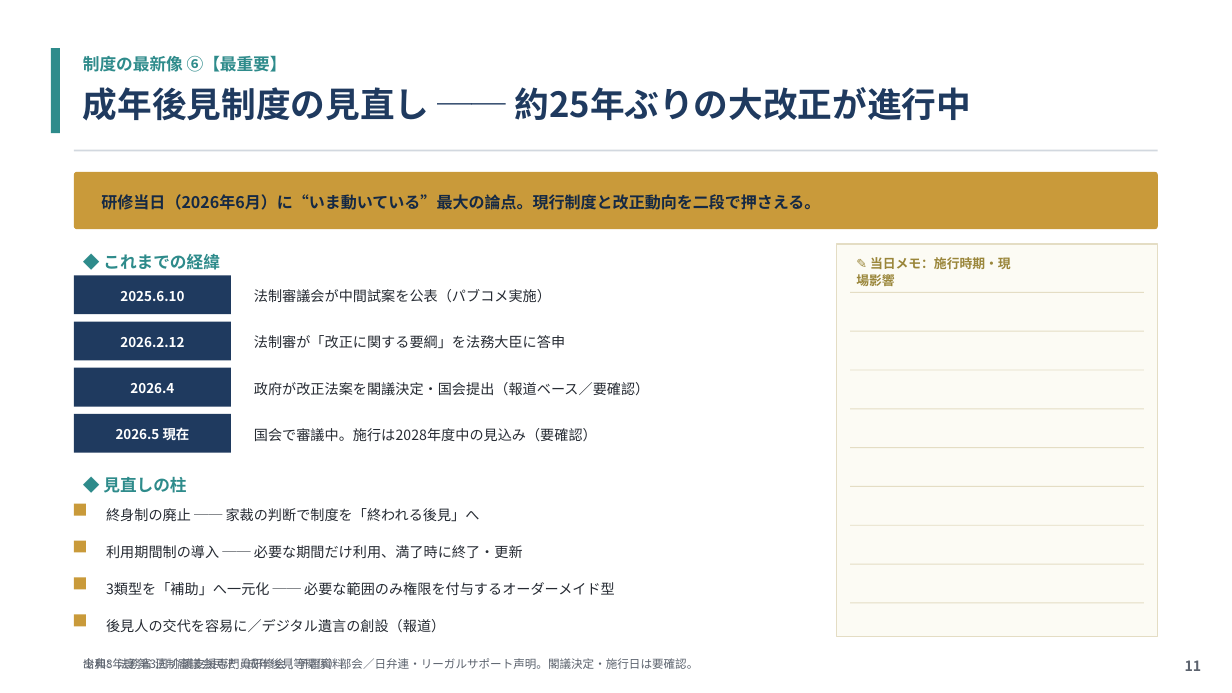
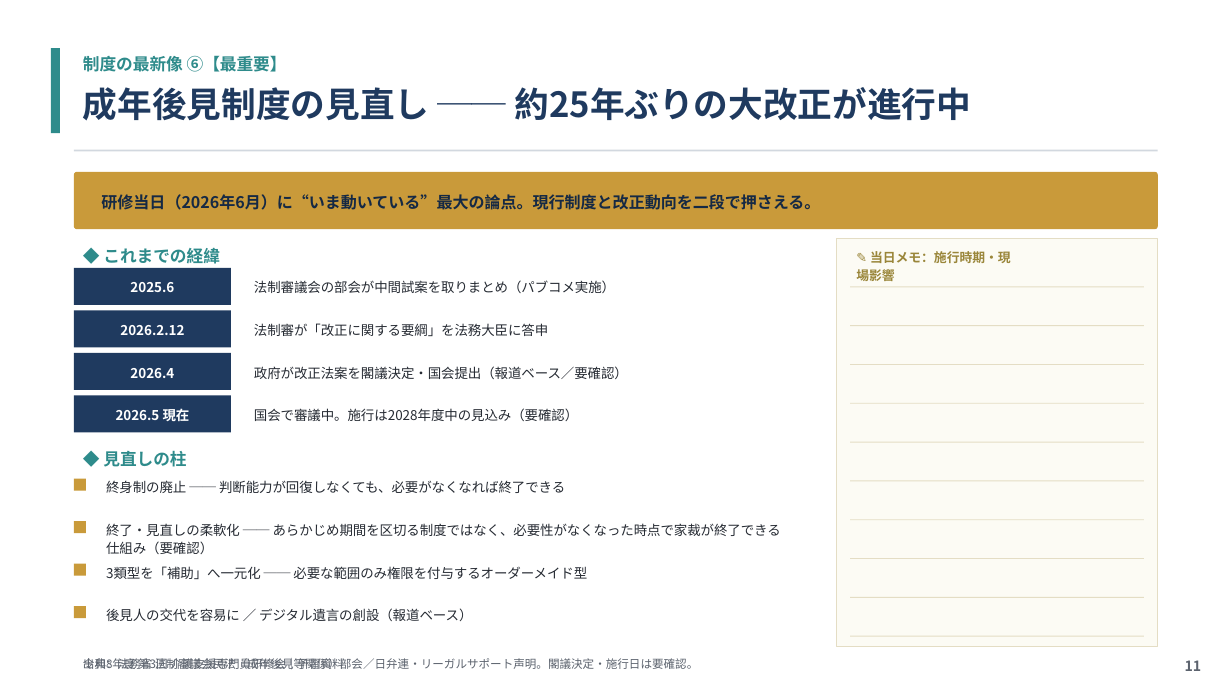
Before and after one commit to tohmichi18-stack/kaigo-ga-app, a slide deck: slide 11 of 令和8年度第3回ケアマネ研修_予習スライド_成年後見制度.pptx. Drawn at 1232x693 pixels with LibreOffice and Linux fonts; fonts in the diff are those of the drawing. Boxes give left, top, right and bottom in pixels: in the first picture for what was removed or moved away, otherwise in the second. Text is boxed around its words. In the diff, an @@ line names an element or a change of style, - is before the commit and + after.

```diff
--- a/令和8年度第3回ケアマネ研修_予習スライド_成年後見制度.pptx
+++ b/令和8年度第3回ケアマネ研修_予習スライド_成年後見制度.pptx
@@ rectangle: place and size @@
-rectangle at bbox=[836, 244, 1158, 637]
+rectangle at bbox=[836, 238, 1158, 647]
@@ 10 rectangles, 2 texts: place and size @@
-10 rectangles, 2 texts at bbox=[74, 254, 1144, 604]
+10 rectangles, 2 texts at bbox=[74, 248, 1144, 598]
@@ text at bbox=[130, 282, 174, 292]: text changed @@
-2025.6.10
+2025.6
@@ text at bbox=[254, 280, 615, 293]: text changed; size 11 to 10.5 pt @@
-法制審議会が中間試案を公表（パブコメ実施）
+法制審議会の部会が中間試案を取りまとめ（パブコメ実施）
@@ 2 rectangles, 1 text: place and size @@
-2 rectangles, 1 text at bbox=[74, 322, 231, 627]
+2 rectangles, 1 text at bbox=[74, 311, 231, 618]
@@ text "法制審が「改正に関する要綱」を法務大臣に答申": place and size @@
-text "法制審が「改正に関する要綱」を法務大臣に答申" at bbox=[254, 335, 565, 349]
+text "法制審が「改正に関する要綱」を法務大臣に答申" at bbox=[254, 323, 548, 336]
@@ 2 rectangles, 1 text: place and size @@
-2 rectangles, 1 text at bbox=[74, 368, 231, 590]
+2 rectangles, 1 text at bbox=[74, 353, 231, 576]
@@ text "政府が改正法案を閣議決定・国会提出（報道ベース／要確認）": place and size @@
-text "政府が改正法案を閣議決定・国会提出（報道ベース／要確認）" at bbox=[254, 382, 649, 395]
+text "政府が改正法案を閣議決定・国会提出（報道ベース／要確認）" at bbox=[254, 366, 628, 379]
@@ 2 rectangles, 1 text: place and size @@
-2 rectangles, 1 text at bbox=[74, 414, 231, 553]
+2 rectangles, 1 text at bbox=[74, 396, 231, 533]
@@ size 11 to 10.5 pt in 3 elements at bbox=[254, 323, 548, 336], bbox=[254, 366, 628, 379], bbox=[254, 408, 578, 421] @@
@@ text "国会で審議中。施行は2028年度中の見込み（要確認）": place and size @@
-text "国会で審議中。施行は2028年度中の見込み（要確認）" at bbox=[254, 428, 597, 441]
+text "国会で審議中。施行は2028年度中の見込み（要確認）" at bbox=[254, 408, 578, 421]
@@ text "◆ 見直しの柱": place and size @@
-text "◆ 見直しの柱" at bbox=[103, 476, 186, 493]
+text "◆ 見直しの柱" at bbox=[103, 450, 186, 467]
@@ rectangle: place and size @@
-rectangle at bbox=[74, 504, 86, 516]
+rectangle at bbox=[74, 479, 86, 491]
@@ text at bbox=[106, 480, 565, 493]: text changed; size 11 to 10.5 pt @@
-終身制の廃止 ── 家裁の判断で制度を「終われる後見」へ
+終身制の廃止 ── 判断能力が回復しなくても、必要がなくなれば終了できる
@@ text at bbox=[106, 523, 781, 554]: text changed; size 11 to 10.5 pt @@
-利用期間制の導入 ── 必要な期間だけ利用、満了時に終了・更新
+終了・見直しの柔軟化 ── あらかじめ期間を区切る制度ではなく、必要性がなくなった時点で家裁が終了できる仕組み（要確認）
@@ text "3類型を「補助」へ一元化 ── 必要な範囲のみ権限を付与するオーダーメイド型": place and size @@
-text "3類型を「補助」へ一元化 ── 必要な範囲のみ権限を付与するオーダーメイド型" at bbox=[106, 582, 615, 596]
+text "3類型を「補助」へ一元化 ── 必要な範囲のみ権限を付与するオーダーメイド型" at bbox=[106, 566, 587, 579]
@@ text "3類型を「補助」へ一元化 ── 必要な範囲のみ権限を付与するオーダーメイド型" at bbox=[106, 566, 587, 579]: size 11 to 10.5 pt; line spacing 1.15 to 1.12 @@
@@ text at bbox=[106, 608, 472, 621]: text changed; size 11 to 10.5 pt @@
-後見人の交代を容易に／デジタル遺言の創設（報道）
+後見人の交代を容易に ／ デジタル遺言の創設（報道ベース）
@@ rectangle added at bbox=[850, 636, 1144, 637], fill #E4DDC4 @@
```
Also in this commit, not shown: 2 other slides changed, 1 other file.
